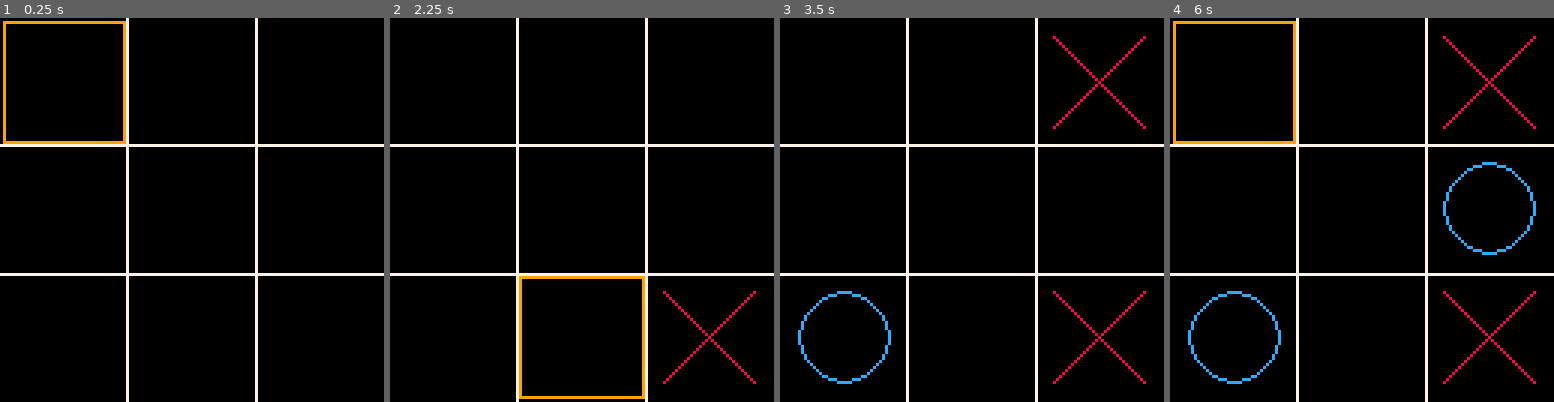
Above: before the commit, frames 1-4 (left to right).
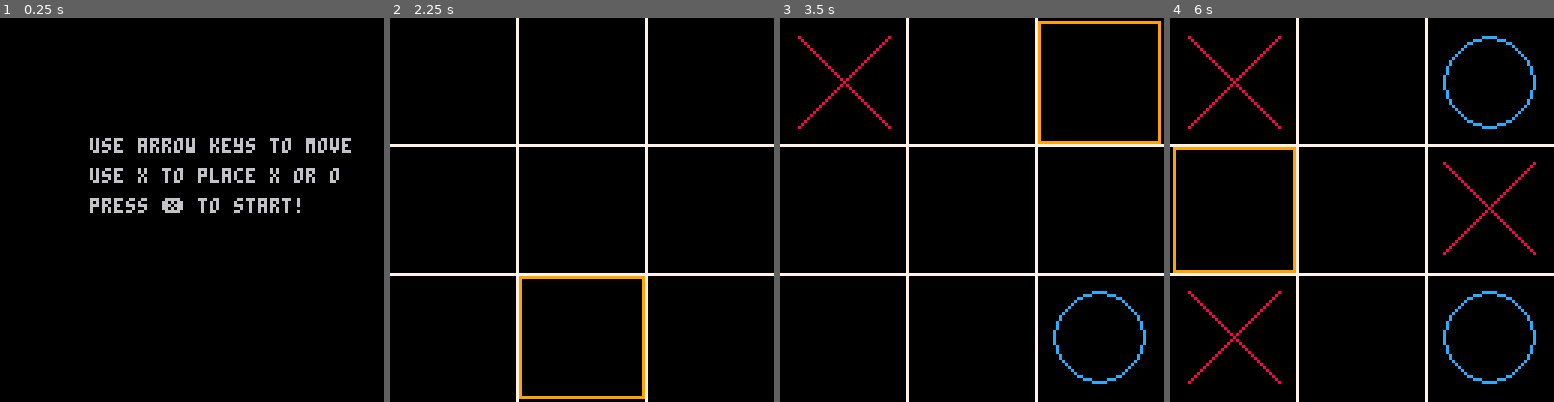
Above: after the commit, the same moments.

Repository: supermitsuba/tictactoe.p8
Game: PICO-8 cartridge tictactoe.p8
Two runs of this game, one before a commit and one after it. Both use one fixed random seed, a clock stepped at 60 frames per second and the inputs below.
Inputs:
- Up to frame 1 (0.25 s): no input
- Up to frame 2 (2.25 s): tap X (X key) at 1.07, 2.07 s; hold Left from 1.97 s (still down)
- Up to frame 3 (3.5 s): release Left at 2.37 s; tap X (X key) every 0.33 s from 2.4 to 3.4 s; hold Down 2.42-2.82 s; hold Right from 2.87 s (still down)
- Up to frame 4 (6 s): release Right at 3.53 s; hold Up 3.58-4.08 s; tap X (X key) every 0.33 s from 3.73 to 5.73 s; hold Right 4.13-4.53 s; hold Down 4.58-5.08 s; hold Left 5.13-5.8 s; hold Up from 5.85 s (still down)

The runs differ from the first frame. In frame 1, 6.6% of the frame differs, in the area x 0-100%, y 0-100%; in frame 2, 0.4%; in frame 3, 3.0%; in frame 4, 5.7%.

Commit message:
Update tictactoe.p8

Diff:
--- a/tictactoe.p8
+++ b/tictactoe.p8
@@ -5,48 +5,172 @@
 -- by jlowe
 
 function _init()
+   menu_init()
+end
+
+function menu_init()
+   _update = menu_update
+   _draw = menu_draw
+end
+
+function gameover_init()
+   _update = gameover_update
+   _draw = gameover_draw
+end
+
+function game_init()
    cls()
+
+			max_x = 128
+			max_y = 128
+			player_x = "x"
+			player_o = "o"
+			board = {"","","","","","","","",""}
+			highlighter_pos=1
+
+			player_turn=player_x
+			length_box=max_x/3
+			tick=0
+			gameover=false
+			winning_pos = {
+			    {1,2,3},
+			    {4,5,6},
+			    {7,8,9},
+
+			    {1,4,7},
+			    {2,5,8},
+			    {3,6,9},
+
+			    {1,5,9},
+			    {3,5,7}
+			 }
+
    draw_highlighter(highlighter_pos, 9)
    draw_board()
-end
+
+   _update = game_update
+   _draw = game_draw
+end
+-->8
+-- update
 
 function _update()
+
+end
+
+function menu_update()
+   if btnp(❎) then
+
+      game_init()
+
+   end
+end
+
+function game_update()
    tick+=1
    -- need this to slow down user
    -- input
-   if tick > 3 then
+   if tick > 3 and not gameover then
       move_highlight()
 
       select_square()
       tick=0
-   end
-end
-
-function _draw()
+      winner = check_winner()
+      if(gameover) then
+         gameover_init()
+         return
+      end
+   end
+end
+
+function gameover_update()
+   if btnp(❎) then
+      game_init()
+   end
+end
+
+-->8
+function game_draw()
    --draw_players()
 
    --select_next_highlight()
 end
 
+function menu_draw()
+   cls()
+
+   print("use arrow keys to move", 30, 40)
+   print("use x to place x or o",30,50)
+   print("press ❎ to start!", 30, 60)
+end
+
+function gameover_draw()
+   cls()
+   result = check_winner()
+
+   if result.winner == "t" then
+      print("tied!", 30, 40)
+   else
+      print("player "..tostr(result.winner).." won!", 30, 50)
+   end
+
+   print("press ❎ to start!", 30, 60)
+end
+-->8
+-- game_logic
 -- custom code
 
-max_x = 128
-max_y = 128
-player_x = "x"
-player_o = "o"
-board = {"","","","","","","","",""}
-
-player_turn=player_x
-highlighter_pos=0
-length_box=max_x/3
-tick=0
-
 function check_winner()
-
+   --print_board()
+
+   for i=1, count(winning_pos) do
+     myrow = winning_pos[i]
+     if( is_row_winner(myrow) ) then
+         gameover=true
+         return {
+            winner=board[myrow[1]],
+            row=myrow
+         }
+     end
+   end
+
+   is_tie=true
+   for i=1, count(board) do
+      if(board[i] == "" or board[i] == nil) then
+         is_tie=false
+         break
+      end
+   end
+
+   if (is_tie) then
+   			gameover=true
+   			return {
+   			   winner="t",
+   			   row=nil
+   			}
+   end
+
+   return {
+     winner=nil,
+     row=nil
+   }
+end
+
+function is_row_winner(myrow)
+   result = get_board(myrow[1]) == get_board(myrow[2])
+   result = result and get_board(myrow[2]) == get_board(myrow[3])
+
+   result = result and (not (get_board(myrow[1]) == nil or get_board(myrow[1]) == ""))
+
+   return result
+end
+
+function print_board()
+   printh("[1]: "..tostr(board[1]).." [2]: "..tostr(board[2]).." [3]: "..tostr(board[3]).." [4]: "..tostr(board[4]).." [5]: "..tostr(board[5]).." [6]: "..tostr(board[6]).." [7]: "..tostr(board[7]).." [8]: "..tostr(board[8]).." [9]: "..tostr(board[9]), "log")
 end
 
 function select_square()
-   h = board[highlighter_pos]
+   h = get_board(highlighter_pos)
    if not (h == nil or h == "") then
       return
    end
@@ -54,18 +178,18 @@
 
    if btn(❎) then
       if (h == nil or h == "") then
-	      draw_highlighter(highlighter_pos, 0)
-
-	      if player_turn == player_x then
-	         set_board(highlighter_pos, player_x)
-	         player_turn = player_o
-	         draw_x(highlighter_pos)
-	      elseif player_turn == player_o then
-	         set_board(highlighter_pos, player_o)
-	         player_turn = player_x
-	         draw_o(highlighter_pos)
-	      end
-	     end
+         draw_highlighter(highlighter_pos, 0)
+
+         if player_turn == player_x then
+            set_board(highlighter_pos, player_x)
+            player_turn = player_o
+            draw_x(highlighter_pos)
+         elseif player_turn == player_o then
+            set_board(highlighter_pos, player_o)
+            player_turn = player_x
+            draw_o(highlighter_pos)
+         end
+      end
    end
 end
 
@@ -87,52 +211,35 @@
       highlighter_pos=highlighter_pos+3
    end --down
 
-   if(highlighter_pos > 8) then
-      if highlighter_pos == 9 then
-         highlighter_pos = 0
-      end
+   if(highlighter_pos > 9) then
       if highlighter_pos == 10 then
          highlighter_pos = 1
       end
       if highlighter_pos == 11 then
          highlighter_pos = 2
       end
-   end
-
-   if(highlighter_pos < 0) then
+      if highlighter_pos == 12 then
+         highlighter_pos = 3
+      end
+   end
+
+   if(highlighter_pos < 1) then
+      if highlighter_pos == 0 then
+         highlighter_pos = 9
+      end
       if highlighter_pos == -1 then
          highlighter_pos = 8
       end
       if highlighter_pos == -2 then
          highlighter_pos = 7
       end
-      if highlighter_pos == -3 then
-         highlighter_pos = 6
-      end
    end
 
    draw_highlighter(highlighter_pos, 9)
 end
 
-function select_next_highlight()
-  h=board[highlighter_pos]
-  if( not (h == nil) or not(h == "")) then
-    return
-  end
-
-  for i=0, 8 do
-     if(board[i] == "" or board[i] == nil) then
-        draw_highlighter(highlighter_pos, 0)
-        highlighter_pos = i
-        draw_highlighter(highlighter_pos, 9)
-        return
-     end
-  end
-  -- game over
-  highlighter_pos = -1
-end
-
 function draw_highlighter(pos,c)
+   pos=pos-1
    local x = (pos%3)
    local y = flr(pos/3)
 
@@ -144,19 +251,20 @@
 
 function set_board(position, player)
    board[position] = player
-   printh ("here "..tostr(player),"log")
+end
+
+function get_board(position)
+   return board[position]
 end
 
 function draw_players()
-
-   for i=0, 9 do
-      if board[i] == player_x then
+   for i=1, 9 do
+      if get_board(i) == player_x then
          draw_x(i)
-      elseif board[i] == player_o then
+      elseif get_board(i) == player_o then
          draw_o(i)
       end
    end
-
 end
 
 function draw_board()
@@ -171,6 +279,7 @@
 end
 
 function draw_x(spot)
+   spot = spot -1
    center={}
    center.x = max_x/6+(spot%3 * length_box)
    center.y = max_y/6+(flr(spot/3) * length_box)
@@ -184,6 +293,7 @@
 end
 
 function draw_o(spot)
+   spot = spot - 1
    center={}
    center.x = max_x/6+(spot%3 * length_box)
    center.y = max_y/6+(flr(spot/3) * length_box)
@@ -218,45 +328,136 @@
         end
     end
 end
--->8
--- pq-debugging v11, by  @pancelor
--- https://www.lexaloffle.com/bbs/?tid=42367
-printh'---'
-
--- quote all args and print to host console
--- usage:
---   pq("handles nils", many_vars, {tables=1, work=22, too=333})
-function pq(...)
-	printh(qq(...))
-	return ...
-end
-
--- quote all arguments into a string,
--- usage:
---   x=2 y=3 ?qq("x",x,"y",y)
-function qq(...)
-	local res=""
-	for ix=1,select("#",...) do
-		res..=_quote(select(ix,...),4).." "
-	end
-	return res
-end
-
--- quote a single thing
--- like tostr(), but works for tables too
--- (don't call this directly; call pq or qq instead)
-function _quote(tab,maxdepth)
-	--avoid inf loop
-	if type(tab)~="table" or maxdepth<=0 then
-		return tostr(tab)
-	end
-
-	local res="{"
-	for k,v in next,tab do
-		res..=tostr(k).."=".._quote(v,maxdepth-1)..","
-	end
-	return res.."}"
-end
+…(130 lines of a section not shown)…
 
 
 
Not shown, changed: 130 lines of the sprite sheet (__gfx__) section of tictactoe.p8
Not shown, changed: the thumbnail (__label__) section of tictactoe.p8
